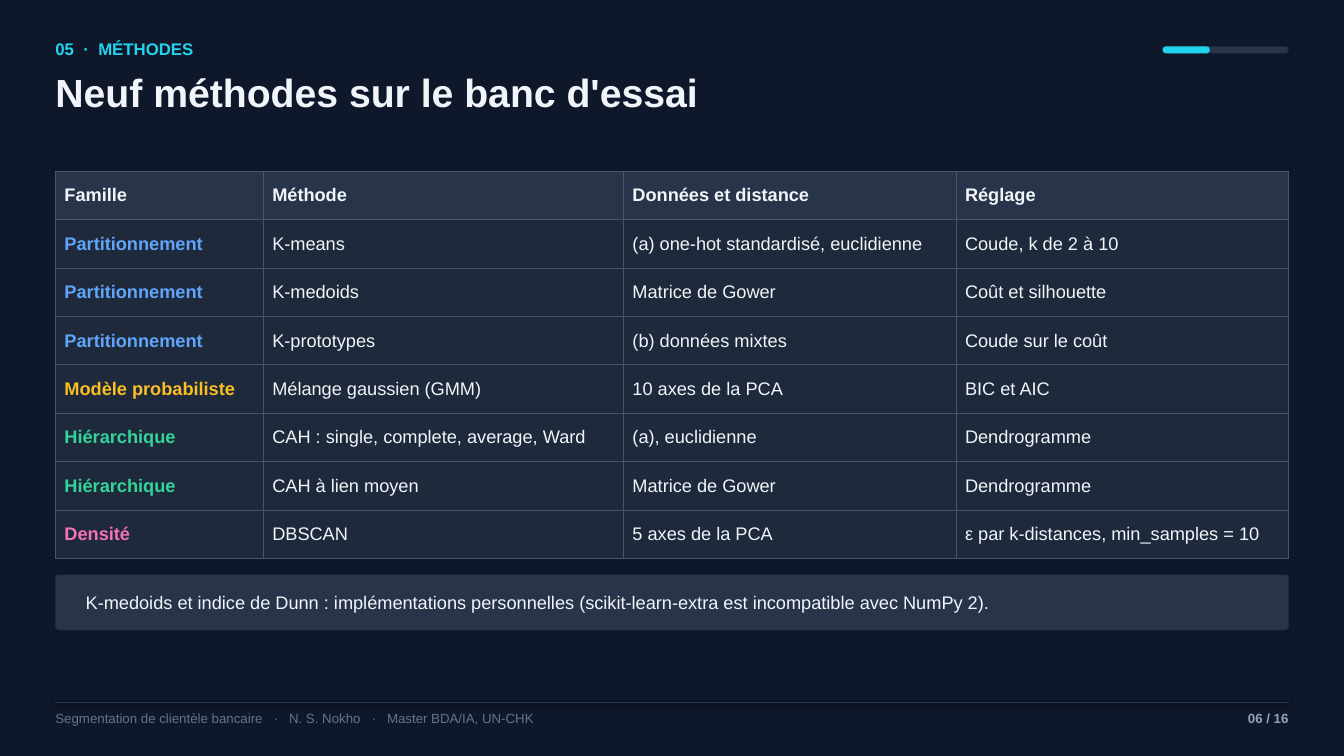
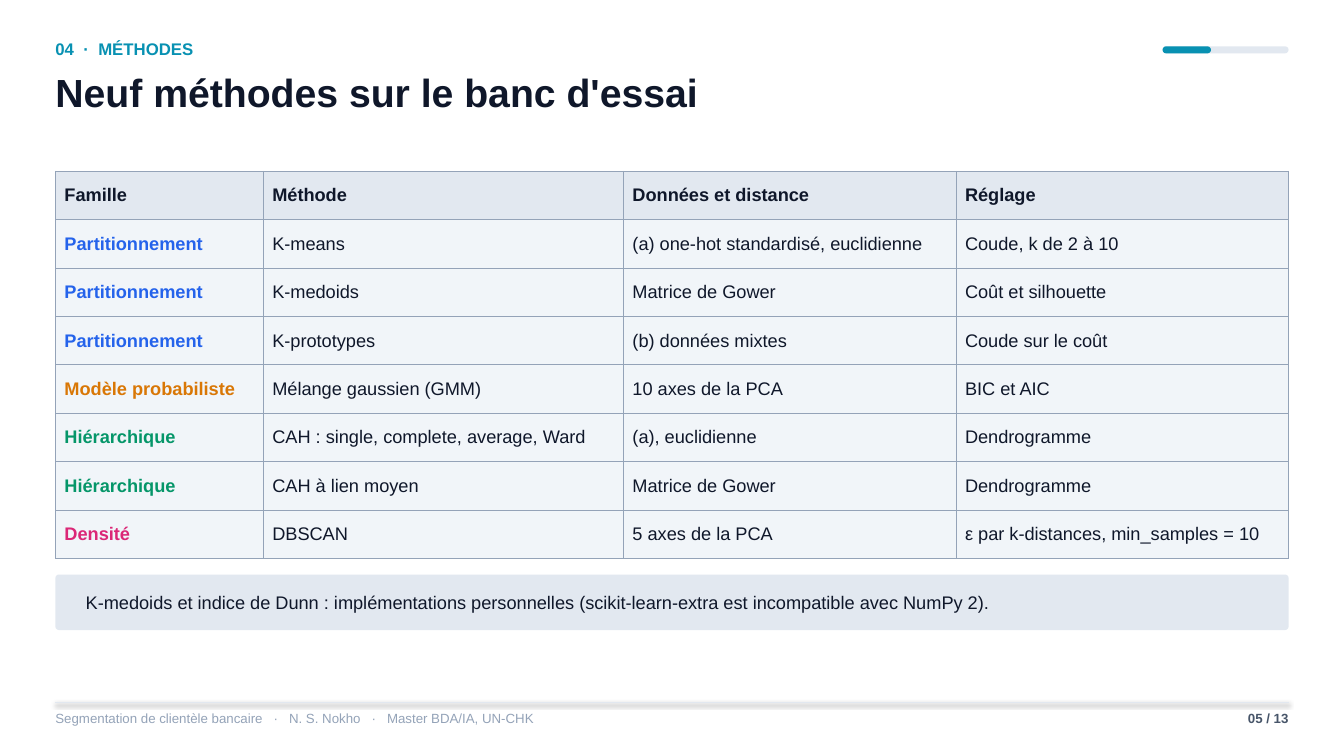
Before and after one commit to Nokho11/segmentation-bancaire, a slide deck: slide 5 of soutenance/soutenance_segmentation_bancaire.pptx (slide 6 before the commit). Drawn at 1344x756 pixels with LibreOffice and Linux fonts; fonts in the diff are those of the drawing. Boxes give left, top, right and bottom in pixels: in the first picture for what was removed or moved away, otherwise in the second. Text is boxed around its words. In the diff, an @@ line names an element or a change of style, - is before the commit and + after.

Commit message:
Soutenance sur fond blanc en 13 diapositives, application enrichie, relecture finale
- Application : distances aux centres, alerte client atypique (Isolation Forest),
  affectation par lot d'un fichier CSV (format UCI) avec export, onglet des segments
- Corrections de cohérence (accords entre méthodes, K-prototypes à k = 4)

```diff
--- a/soutenance/soutenance_segmentation_bancaire.pptx
+++ b/soutenance/soutenance_segmentation_bancaire.pptx
@@ background #0F172A to #FFFFFF @@
@@ text at (55, 41, 193, 55): text changed; text colour #22D3EE to #0891B2 @@
-05 · MÉTHODES
+04 · MÉTHODES
@@ rounded rectangle at (1163, 46, 1289, 53): fill #273449 to #E2E8F0 @@
@@ rounded rectangle at (1163, 46, 1211, 53): fill #22D3EE to #0891B2 @@
@@ text "Neuf méthodes sur le banc ..." at (55, 78, 698, 108): text colour #F1F5F9 to #0F172A @@
@@ table at (55, 171, 1289, 559) @@
@@ fill #273449 to #E2E8F0 in row 1 @@
@@ fill #1E293B to #F1F5F9 in 28 cells @@
@@ text colour #F1F5F9 to #0F172A in "Famille", "Méthode", "Données et distance", "Réglage" and 21 more places @@
@@ text colour #60A5FA to #2563EB in "Partitionnement", "Partitionnement", "Partitionnement" @@
@@ text colour #FBBF24 to #D97706 in "Modèle probabiliste" @@
@@ text colour #34D399 to #059669 in "Hiérarchique", "Hiérarchique" @@
@@ text colour #F472B6 to #DB2777 in "Densité" @@
@@ borders changed @@
@@ rounded rectangle at (55, 575, 1289, 630): fill #273449 to #E2E8F0 @@
@@ text "K-medoids et indice de Dunn ..." at (86, 595, 989, 613): text colour #F1F5F9 to #0F172A @@
@@ text "Segmentation de clientèle bancaire · ..." at (55, 713, 534, 726): text colour #64748B to #94A3B8 @@
@@ line (55, 703) - (1289, 703): stroke #273449 0.75 pt to #E2E8F0 0.75 pt @@
@@ text at (1248, 713, 1289, 723): text changed; text colour #94A3B8 to #475569 @@
-06 / 16
+05 / 13
```
Also in this commit, not shown: 12 other slides changed, 3 slides removed, 7 other files.
